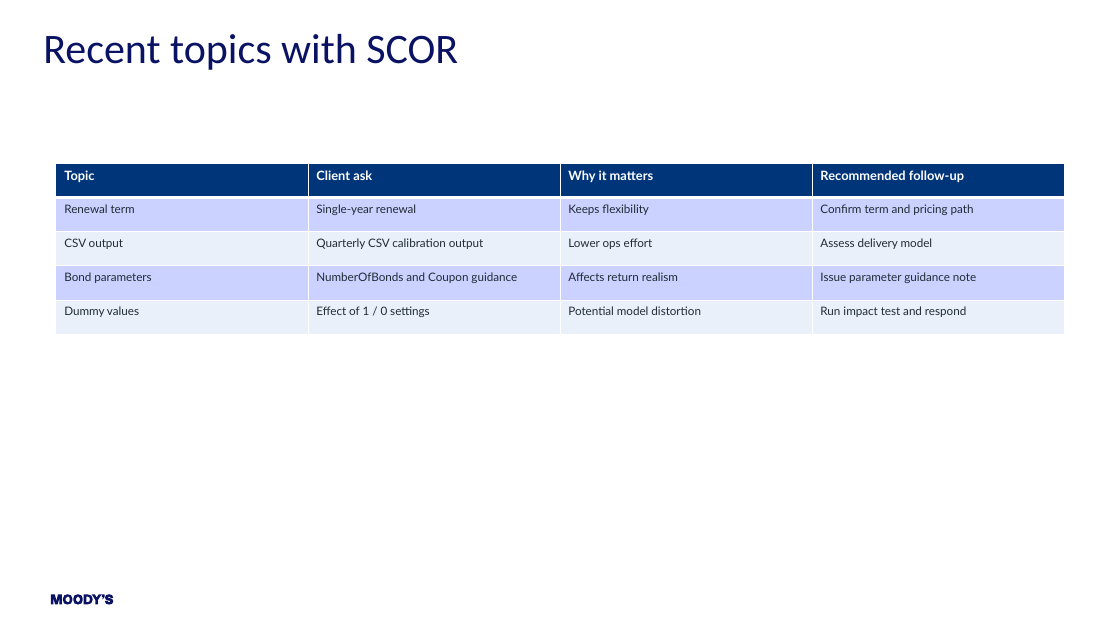
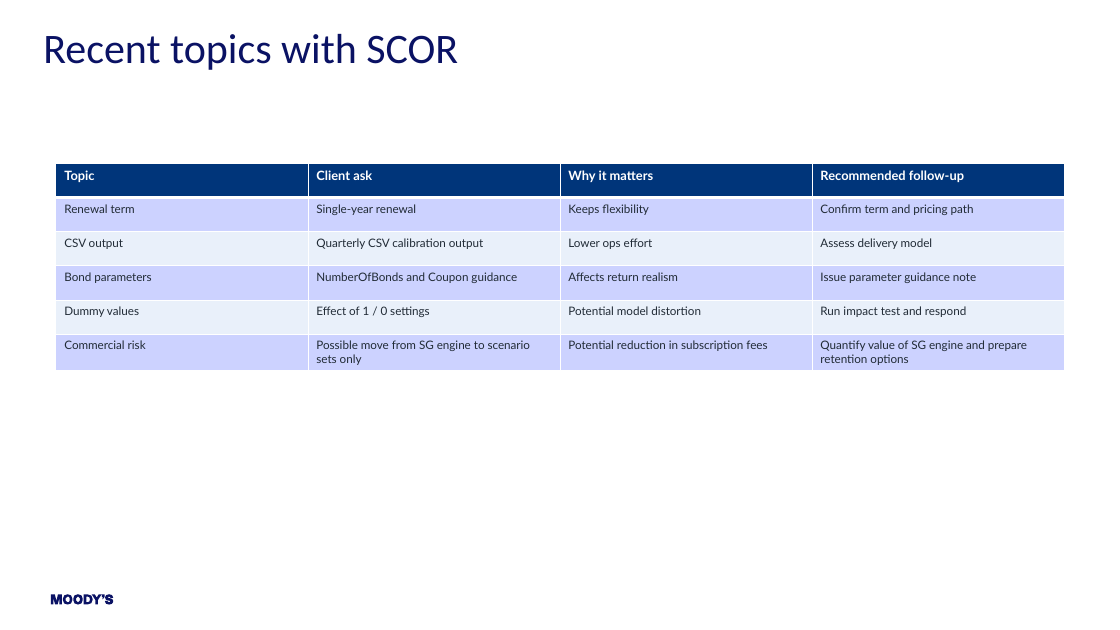
Before and after one commit to najibdarif28-tech/SCOR, a slide deck: slide 6 of SCOR_Managing_Agency_Contractual_UseCase_RecentTopics_MoodysTemplate.pptx. Drawn at 1120x630 pixels with LibreOffice and Linux fonts; fonts in the diff are those of the drawing. Boxes give left, top, right and bottom in pixels: in the first picture for what was removed or moved away, otherwise in the second. Text is boxed around its words. In the diff, an @@ line names an element or a change of style, - is before the commit and + after.

```diff
--- a/SCOR_Managing_Agency_Contractual_UseCase_RecentTopics_MoodysTemplate.pptx
+++ b/SCOR_Managing_Agency_Contractual_UseCase_RecentTopics_MoodysTemplate.pptx
@@ table at <box>56,164,1065,369</box> @@
+row 6: Commercial risk | Possible move from SG engine to scenario sets only | Potential reduction in subscription fees | Quantify value of SG engine and prepare retention options
```
Also in this commit, not shown: 2 other slides changed, 1 other file.
